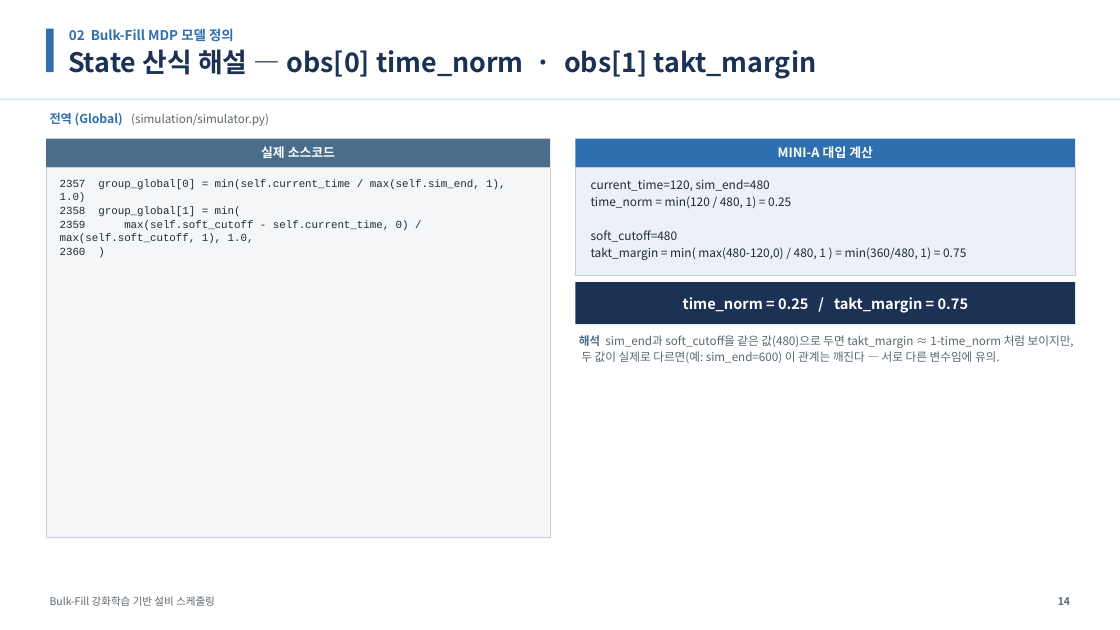
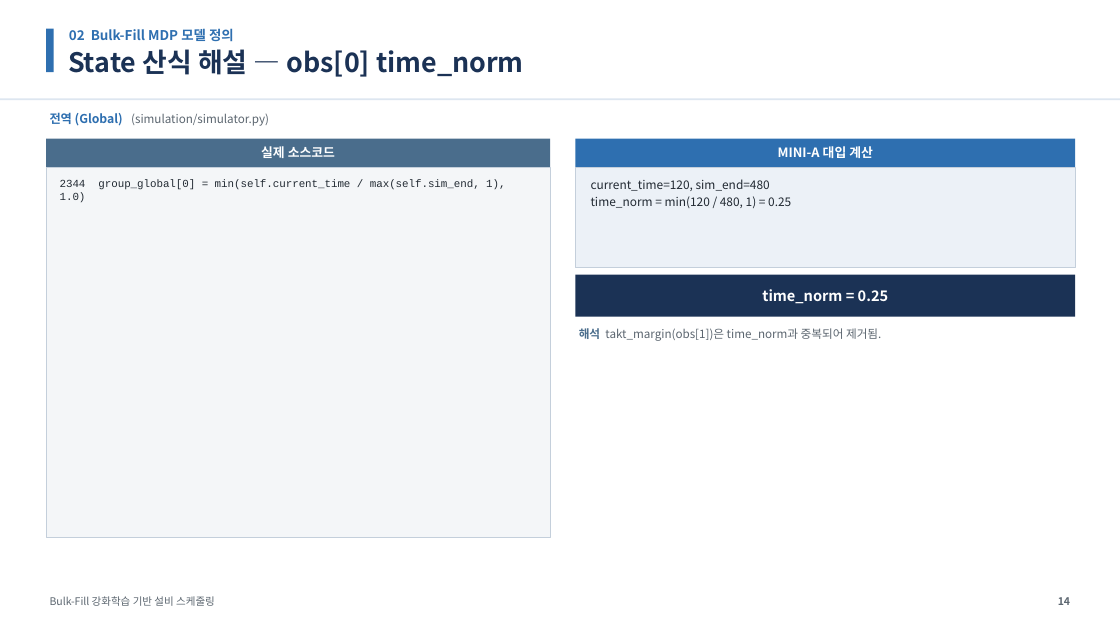
Before and after one commit to relighting123/pjt_scheduling, a slide deck: slide 14 of docs/BulkFill_스케줄링_발표자료.pptx. Drawn at 1120x630 pixels with LibreOffice and Linux fonts; fonts in the diff are those of the drawing. Boxes give left, top, right and bottom in pixels: in the first picture for what was removed or moved away, otherwise in the second. Text is boxed around its words. In the diff, an @@ line names an element or a change of style, - is before the commit and + after.

```diff
--- a/docs/BulkFill_스케줄링_발표자료.pptx
+++ b/docs/BulkFill_스케줄링_발표자료.pptx
@@ text at <box>68,49,524,77</box>: text changed @@
-State 산식 해설 — obs[0] time_norm · obs[1] takt_margin
+State 산식 해설 — obs[0] time_norm
@@ text at <box>60,179,505,190</box>: text changed @@
-2357 group_global[0] = min(self.current_time / max(self.sim_end, 1), 1.0)
-2358 group_global[1] = min(
-2359 max(self.soft_cutoff - self.current_time, 0) / max(self.soft_cutoff, 1), 1.0,
-2360 )
+2344 group_global[0] = min(self.current_time / max(self.sim_end, 1), 1.0)
@@ rectangle: place and size @@
-rectangle at <box>576,167,1075,276</box>
+rectangle at <box>576,167,1075,268</box>
@@ text at <box>591,230,966,260</box>: paragraphs removed @@
-soft_cutoff=480
-takt_margin = min( max(480-120,0) / 480, 1 ) = min(360/480, 1) = 0.75
@@ rectangle: place and size @@
-rectangle at <box>576,282,1075,324</box>
+rectangle at <box>576,275,1075,317</box>
@@ text at <box>762,289,889,304</box>: text changed @@
-time_norm = 0.25 / takt_margin = 0.75
+time_norm = 0.25
@@ text at <box>579,328,881,341</box>: text changed @@
-해석 sim_end과 soft_cutoff을 같은 값(480)으로 두면 takt_margin ≈ 1-time_norm 처럼 보이지만, 두 값이 실제로 다르면(예: sim_end=600) 이 관계는 깨진다 — 서로 다른 변수임에 유의.
+해석 takt_margin(obs[1])은 time_norm과 중복되어 제거됨.
```
Also in this commit, not shown: 49 other slides changed, 3 slides removed, 8 other files.
